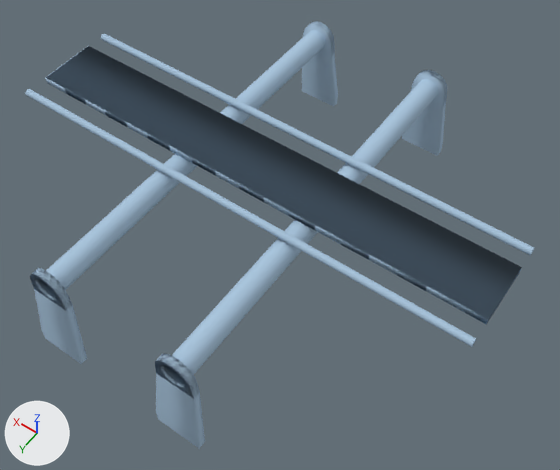
Renders of the Blender file models/conveyor/track.blend from each side of a commit.
Both versions are drawn from a 50 mm camera at (-78.3, 100.9, 164.1) aimed at (-7.9, 2.3, 9.2). The lights are fixed; the arrows at lower left show +X, +Y and +Z.

Objects in the first picture: 'conveyor_track_lod1', 'conveyor_track_ref'.
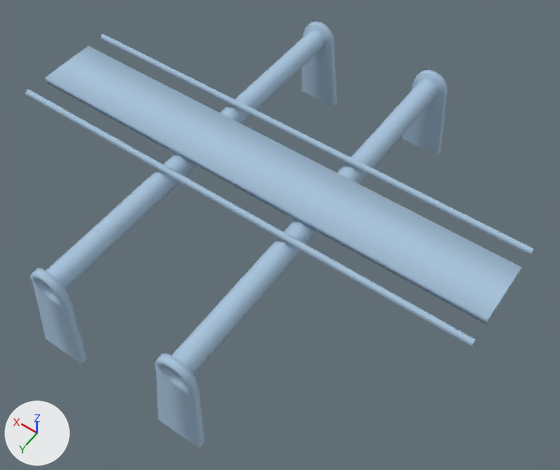
Changed parts and their boxes (x1, y1, x2, y2) in the pictures (560 x 470 px):
'conveyor_track_ref', hidden (blue)
    before: (25, 22, 534, 449)

The change in detail:
Object 'conveyor_track_ref' (ob_conveyor_track_ref) is now hidden.
